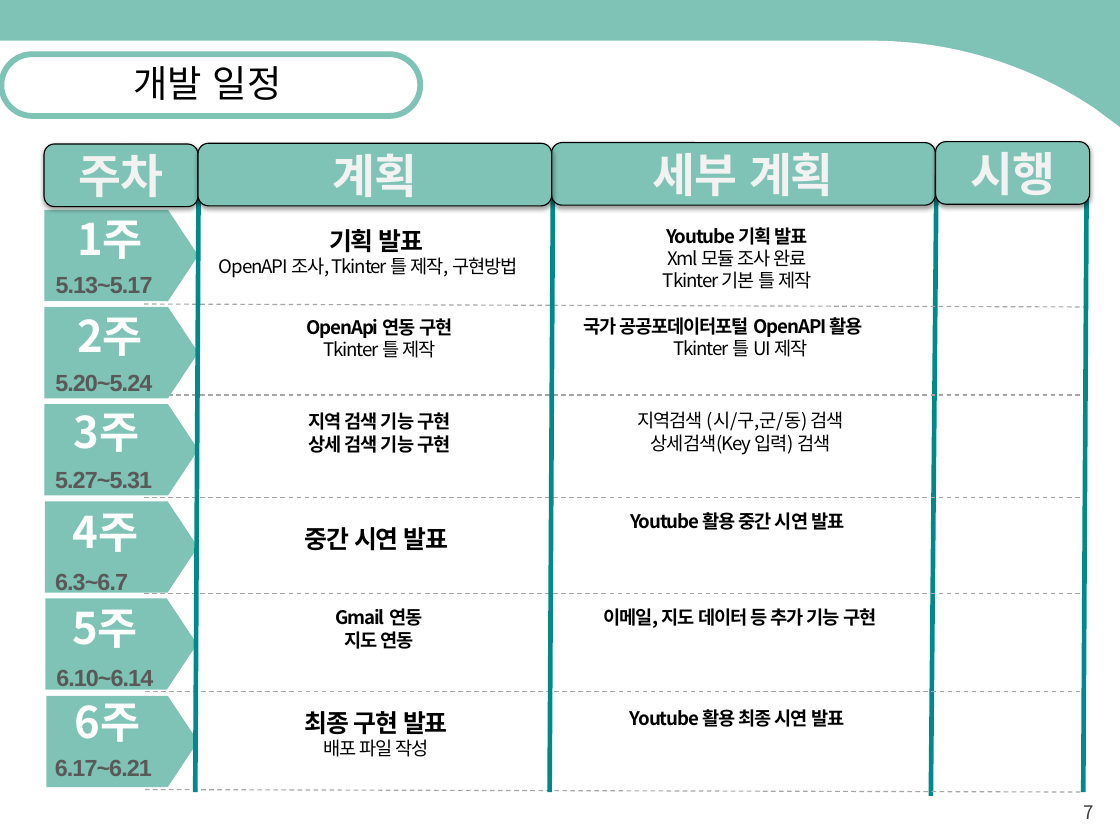
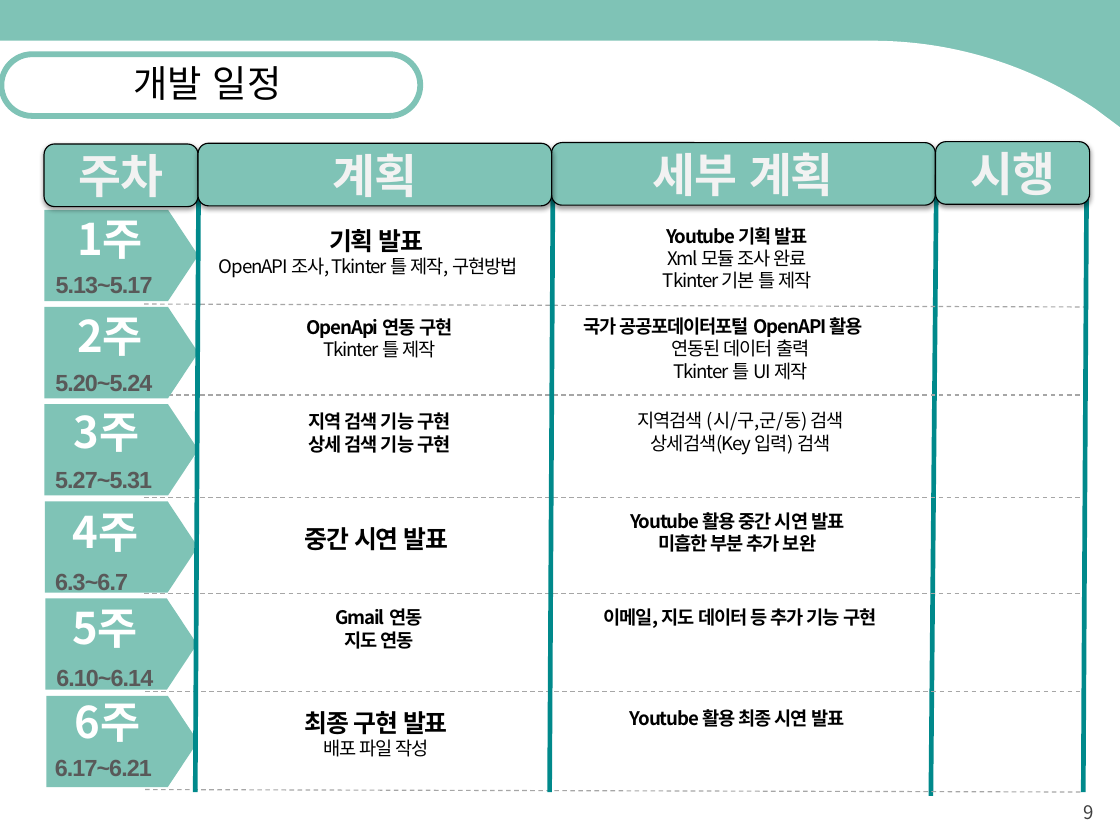
Before and after one commit to kpu2015180/scrtiptP, a slide deck: slide 9 of 기획발표.pptx (slide 7 before the commit). Drawn at 1120x840 pixels with LibreOffice and Linux fonts; fonts in the diff are those of the drawing. Boxes give left, top, right and bottom in pixels: in the first picture for what was removed or moved away, otherwise in the second. Text is boxed around its words. In the diff, an @@ line names an element or a change of style, - is before the commit and + after.

```diff
--- a/기획발표.pptx
+++ b/기획발표.pptx
@@ text at (672,336,809,357): paragraph added @@
+연동된 데이터 출력
@@ text at (658,534,816,552): paragraph added @@
+미흡한 부분 추가 보완
@@ page number at (1083,805,1093,819): text changed @@
-7
+9
```
Also in this commit, not shown: 2 other slides changed, 3 slides added, 1 slide removed.
